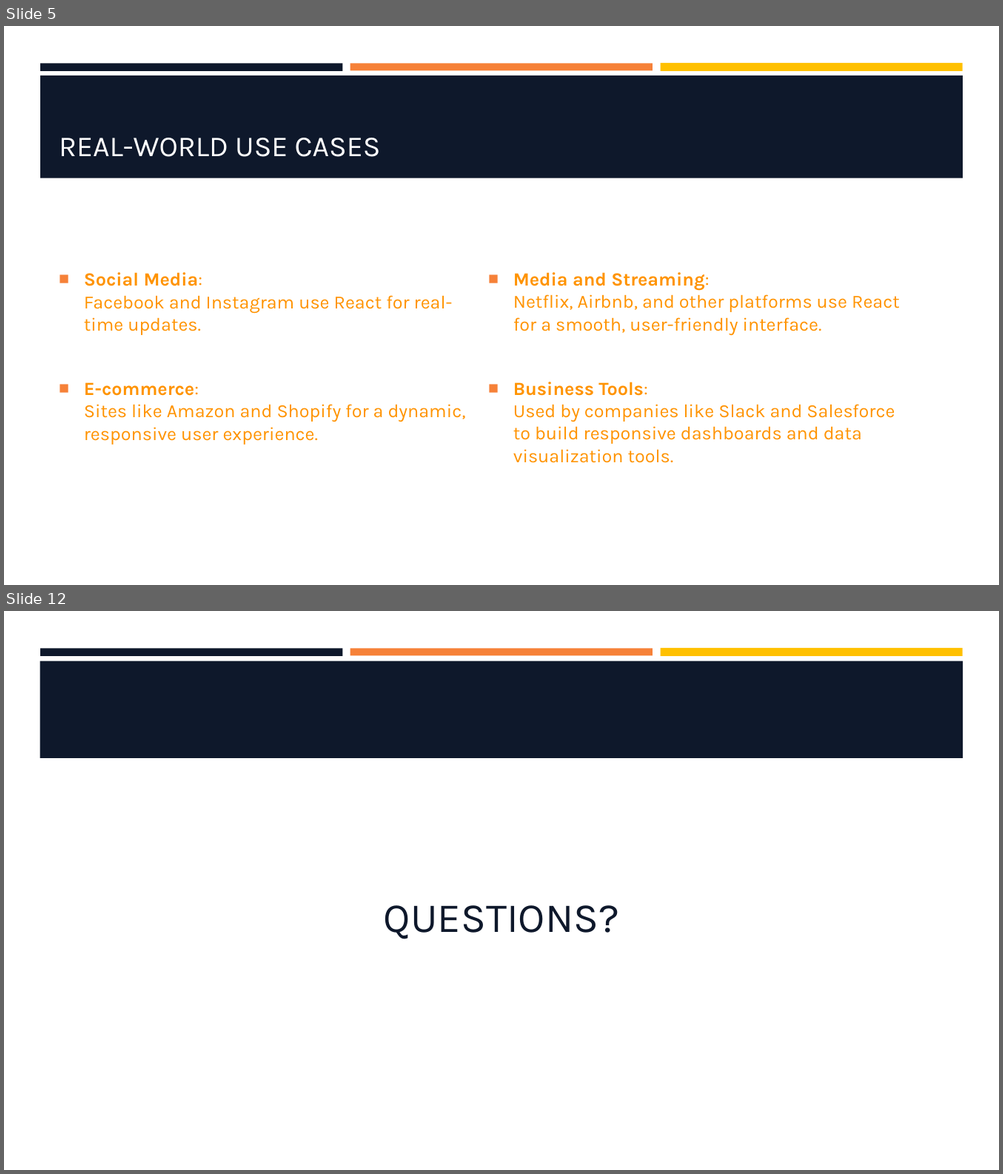
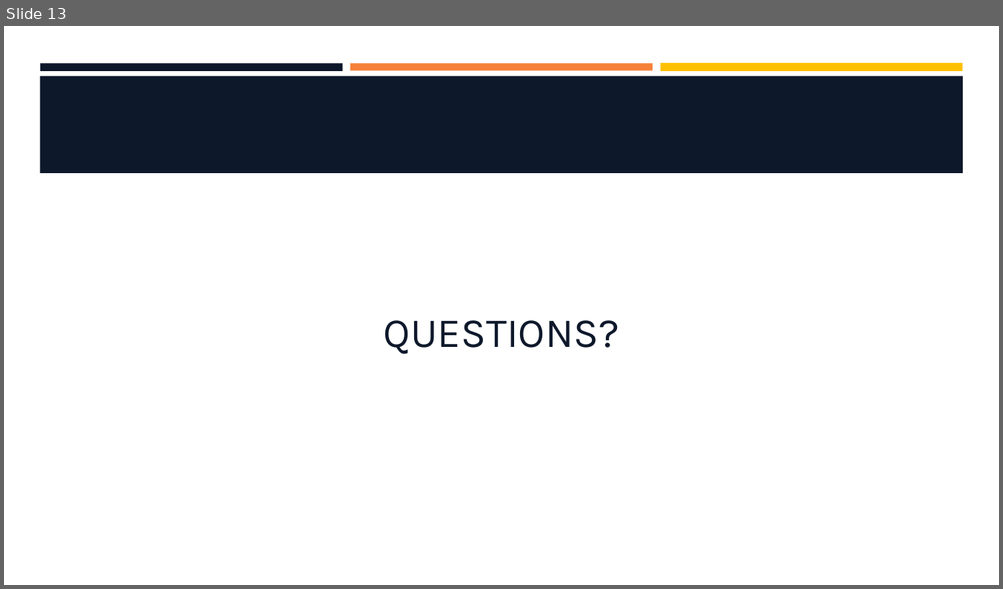
Before and after one commit to hawkeye1900/SBC-Sept24, a slide deck: week-10/W10-S3-TailwindGroupChallenge/W10-S3-TailwindGroupChallenge.pptx. Shown one above the other, each under a label of ours: slides 5 and 12 before the commit, slide 13 after it; the slides between them are not shown. The pictures are 1003x1174 and 1003x589 pixels, drawn with LibreOffice and Linux fonts; fonts in the diff are those of the drawing; background and template pictures are left out. Boxes give left, top, right and bottom in pixels: in the first picture for what was removed or moved away, otherwise in the second. Text is boxed around its words. In the diff, an @@ line names an element or a change of style, - is before the commit and + after.

```diff
--- a/week-10/W10-S3-TailwindGroupChallenge/W10-S3-TailwindGroupChallenge.pptx
+++ b/week-10/W10-S3-TailwindGroupChallenge/W10-S3-TailwindGroupChallenge.pptx
@@ slide 5 removed at [4,26,999,585], background #FFFFFF; not listed: 3 template elements that a slide beside it also shows @@
@@ rectangle removed at [40,76,963,178] @@
@@ title removed at [59,138,381,157] @@
-REAL-WORLD USE CASES
@@ text removed at [84,272,466,445] @@
-■ Social Media:
-  Facebook and Instagram use React for real-time updates.
-■ E-commerce:
-  Sites like Amazon and Shopify for a dynamic, responsive user experience.
@@ text removed at [513,272,899,463] @@
-■ Media and Streaming:
-  Netflix, Airbnb, and other platforms use React for a smooth, user-friendly interface.
-■ Business Tools:
-  Used by companies like Slack and Salesforce to build responsive dashboards and data visualization tools.
@@ what was slide 12 is now slide 13 @@
```
Also in this commit, not shown: 3 slides changed, 9 slides added, 7 other slides removed, 2 other files.
